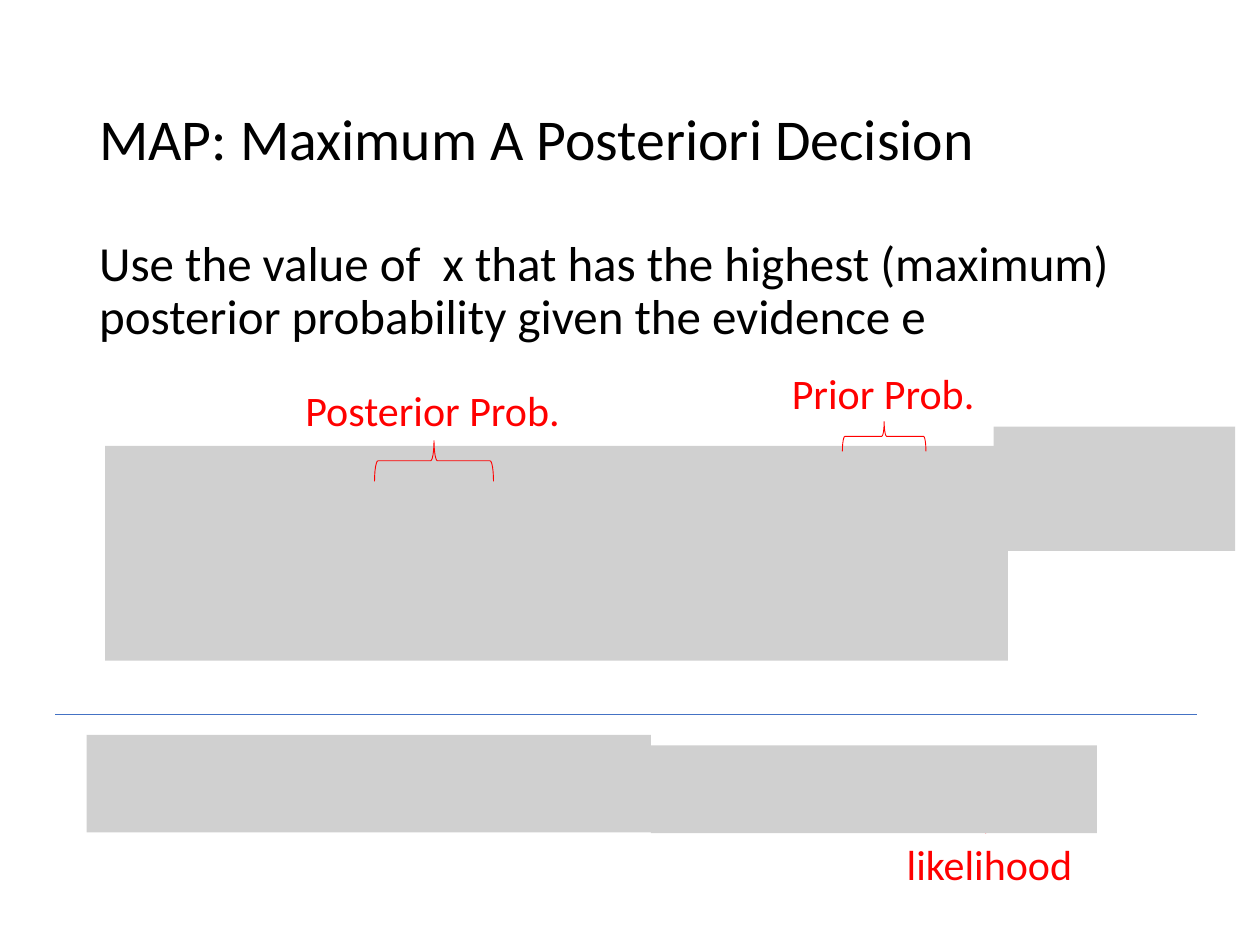
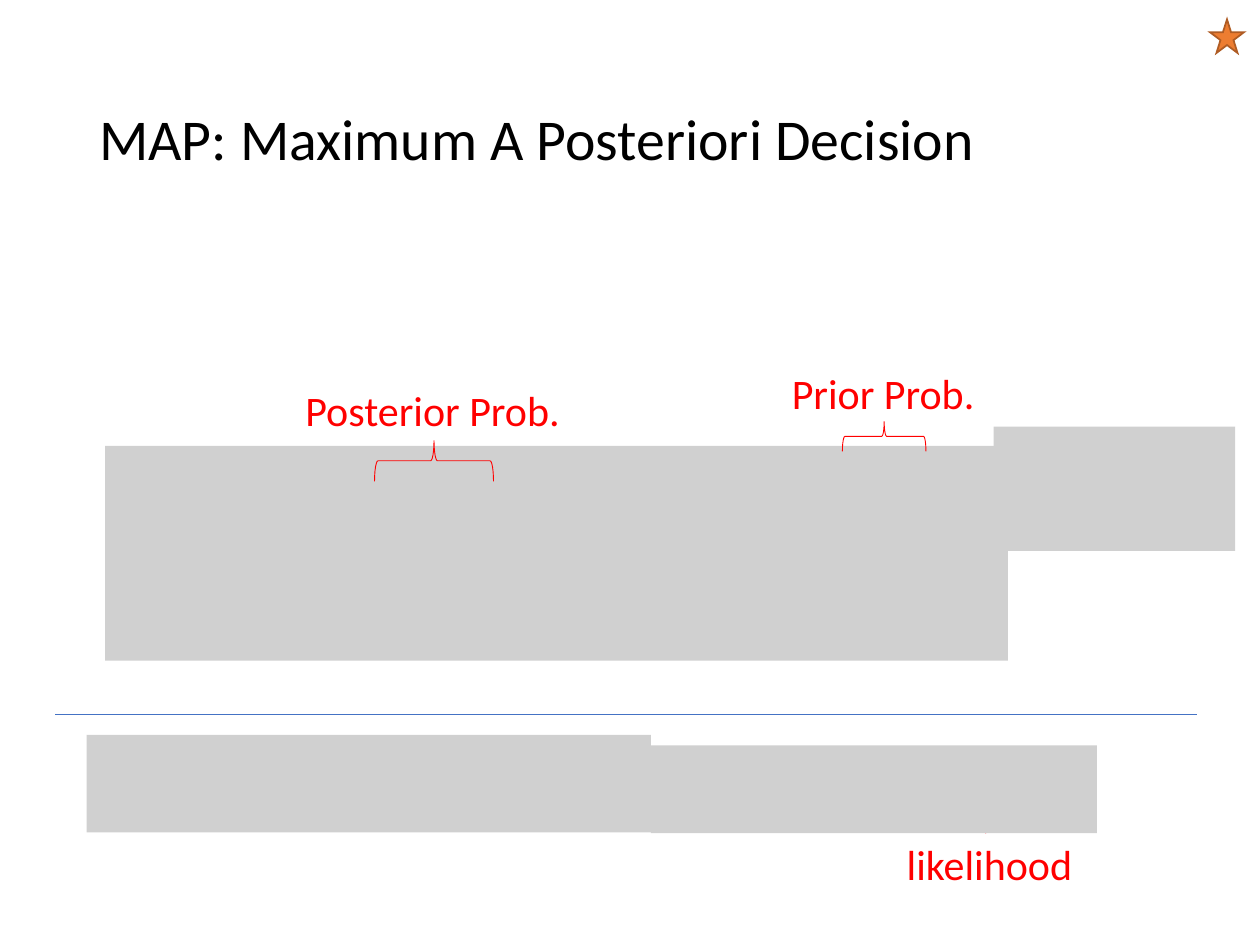
Before and after one commit to mhahsler/CS7320-AI, a slide deck: slide 32 of slides/12_uncertainty.pptx (slide 31 before the commit). Drawn at 1260x945 pixels with LibreOffice and Linux fonts; fonts in the diff are those of the drawing; grey boxes stand for pictures. Boxes give left, top, right and bottom in pixels: in the first picture for what was removed or moved away, otherwise in the second. Text is boxed around its words. In the diff, an @@ line names an element or a change of style, - is before the commit and + after.

```diff
--- a/slides/12_uncertainty.pptx
+++ b/slides/12_uncertainty.pptx
@@ star added at box(1210, 19, 1244, 53), fill #ED7D31, outline #AF5C24 1 pt @@
@@ text removed at box(99, 245, 1108, 343) @@
-Use the value of x that has the highest (maximum) posterior probability given the evidence e
```
Also in this commit, not shown: 24 other slides changed, 1 slide added, 1 other file.
